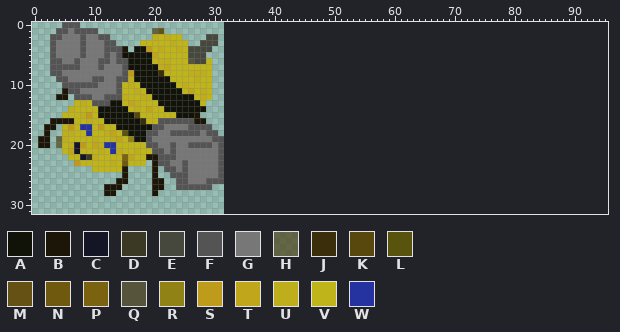
Two states of a sprite sheet, src/res/img/bee.png. Above is the file before it was changed.
The file is 32x32 pixels. Colours within 5 levels of each other are drawn and written as one. The old version is drawn lined up with the new one, on the new canvas.
Palette (. is transparent): A #111208  B #1b1607  C #141625  D #3b3824  E #46473d  F #545454  G #777777  H #493b12aa  J #3a2f0a  K #58480d  L #58540d  M #655113  N #6f590f  P #7a6210  Q #56553b  R #908214  S #bf9b1b  T #bfa61b  U #bfae1b  V #bfb51b  W #2433a0
Pixels before (only the part around the change), first column x 11:
 0 .....................................................................................
 1 .........HM..........................................................................
 2 FF.......UVUVV....EE.................................................................
 3 GFF....VVVVVUVV..EEE.................................................................
 4 GFFFB.AASVUVVUVEEEE..................................................................
 5 GFGFAAAAATVVVVVEEE...................................................................
 6 FFGFFAAAAVUUVVVQEEV..................................................................
 7 FGGGFAAAAAUTVVVVVVV..................................................................
 8 GGGGFSAAAAJVVVVUUUV..................................................................
 9 FGGFFUAAAAAAVVVVUVV..................................................................
10 GGGFVUVAAAAAAVUVVVV..................................................................
11 GGGFVVUVAAAAAAVTVUV..................................................................
12 GFFFUVVUUAAAAAAAVUV..................................................................
13 FFAAVTUVVVAAAAAAAV...................................................................
14 AAAAAVUVTVVAAAAAAA...................................................................
15 AAAAAAKVVVVVVAAAB....................................................................
16 VAAAAAAJVVFFFFFFBB...................................................................
17 SVVAAAAAAFFGGGGFFFF..................................................................
18 VUTVLAAAFFGGFFFFFGFF.................................................................
19 VVUTVRAAFGGGGGGGGGGFF................................................................
20 UWWVVVVVFFGGFGGFFFFGF................................................................
21 UVWUVVUVVFFGFGGGGGGGF................................................................
22 VVVVPTVVBBFFFGGGGGGGF................................................................
23 VVUVNVVV.BFFGGFGGGGGF................................................................
24 VVVVB....B.FFGFGGGGGF................................................................
25 ....B....B..FFFGGGGGF................................................................
26 ...BB....BB..FFGGGFFF................................................................
27 .BBB.....BB..FFFFFF..................................................................
28 .BB......B...........................................................................
29 .....................................................................................
30 .....................................................................................
31 .....................................................................................
New version:
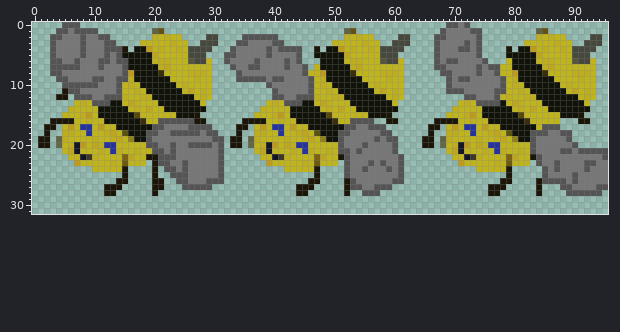
What changed:
canvas 32x32 -> 96x32
y 0: x 69..72 .... -> FFGF
y 1: x 52..53 .. -> HM; x 68..74 ....... -> FGGGGFF; x 84..85 .. -> HM
y 2: x 35..40 ...... -> FFFFFF; x 52..56 ..... -> UVUVV; x 61..62 .. -> EE; x 67..74 ........ -> FFGGGGGF; x 84..88 ..... -> UVUVV; x 93..94 .. -> EE
y 3: x 34..41 ........ -> FFGGGGFF; x 50..57 ........ -> VVVVVUVV; x 60..62 ... -> EEE; x 67..74 ........ -> FGGGGFGF; x 82..89 ........ -> VVVVVUVV; x 92..94 ... -> EEE
y 4: x 33..44 ............ -> FGGGGGFGFFFF; x 47 . -> B; x 49..61 ............. -> AASVUVVUVEEEE; x 67..74 ........ -> FGGGFFGF; x 79 . -> B; x 81..93 ............. -> AASVUVVUVEEEE
y 5: x 32..44 ............. -> FFGGGGGFGGGGF; x 47..60 .............. -> AAAAATVVVVVEEE; x 67..74 ........ -> FGGGGGGF; x 79..92 .............. -> AAAAATVVVVVEEE
y 6: x 32..44 ............. -> FGGGGFGGGGFGF; x 48..61 .............. -> AAAAVUUVVVQEEV; x 67..75 ......... -> FGFFGGGGF; x 79..93 ............... -> VAAAAVUUVVVQEEV
y 7: x 33..45 ............. -> FGGFFGGGGFGGF; x 47..61 ............... -> VAAAAAUTVVVVVVV; x 67..93 ........................... -> FFGGGGGFGFFVVAAAAAUTVVVVVVV
y 8: x 34..61 ............................ -> FGGGGGGGGGGFVVSAAAAJVVVVUUUV; x 68..93 .......................... -> FFGGGGFGGFVVSAAAAJVVVVUUUV
y 9: x 34..61 ............................ -> FFFFFGFFGGGGFVUAAAAAAVVVVUVV; x 69..93 ......................... -> FGFFGGGGGFVUAAAAAAVVVVUVV
y 10: x 39..61 ....................... -> FGGGGGGFVUVAAAAAAVUVVVV; x 69..93 ......................... -> FGGGGGGGGFVUVAAAAAAVUVVVV
y 11: x 40..61 ...................... -> FGGGGGFVVUVAAAAAAVTVUV; x 69..93 ......................... -> FFFGGGGGFFVVUVAAAAAAVTVUV
y 12: x 40..61 ...................... -> FFGGFFFUVVUUAAAAAAAVUV; x 72..93 ...................... -> FFGGGFVUVVUUAAAAAAAVUV
y 13: x 39..60 ...................... -> VUVFFFAAVTUVVVAAAAAAAV; x 71..92 ...................... -> VUVFFFFAVTUVVVAAAAAAAV
y 14: x 38..60 ....................... -> UVVVVAAAAAVUVTVVAAAAAAA; x 70..92 ....................... -> UVVVVAAAAAVUVTVVAAAAAAA
y 15: x 37..59 ....................... -> VVVUSVAAAAAAKVVVVVVAAAB; x 69..91 ....................... -> VVVUSVAAAAAAKVVVVVVAAAB
y 16: x 35..56 ...................... -> BBBBVVUVVAAAAAAJVVFFFF; x 59..60 .. -> BB; x 67..87 ..................... -> BBBBVVUVVAAAAAAJVVVVV; x 91..92 .. -> BB
y 17: x 34..35 .. -> BB; x 37..58 ...................... -> VSVWWVSVVAAAAAAFFGGFFF; x 66..67 .. -> BB; x 69..87 ................... -> VSVWWVSVVAAAAAAVFFF
y 18: x 34 . -> B; x 37..59 ....................... -> UUVVWVVUTVLAAAFFGGGGGFF; x 66 . -> B; x 69..89 ..................... -> UUVVWVVUTVLAAAFFFGGFF
y 19: x 33..34 .. -> BB; x 36..60 ......................... -> HUVVVVUVVUTVRAAFGGGGGFGFF; x 65..66 .. -> BB; x 68..89 ...................... -> HUVVVVUVVUTVRAAFGGGGGF
y 20: x 33..34 .. -> BB; x 36..60 ......................... -> HVUCSVTUWWVVVVVFGGGFGGGGF; x 65..66 .. -> BB; x 68..90 ....................... -> HVUCSVTUWWVVVVVFGGGGGGF
y 21: x 37..60 ........................ -> VTCVVVUVWUVVUVFFGFGGGGGF; x 69..95 ........................... -> VTCVVVUVWUVVUVFGGGGFFGFFFFF
y 22: x 38..61 ........................ -> VVCDUVVVVPTVVBFGGGGGGGGF; x 70..95 .......................... -> VVCDUVVVVPTVVBFGGGGGGGGGGF
y 23: x 39..50 ............ -> SVVVVVUVNVVV; x 52..61 .......... -> FGGGFGFGGF; x 71..82 ............ -> SVVVVVUVNVVV; x 84..95 ............ -> FGGFGGGGFFGG
y 24: x 42..47 ...... -> VVVVVB; x 52..61 .......... -> FGGFGGGFGF; x 74..79 ...... -> VVVVVB; x 85..95 ........... -> FGFGGGGFGGG
y 25: x 47 . -> B; x 52..61 .......... -> FGGGGGGGGF; x 79 . -> B; x 85..95 ........... -> FGGGGFGGGGG
y 26: x 46..47 .. -> BB; x 52..61 .......... -> BFGGGGGGFF; x 78..79 .. -> BB; x 84..95 ............ -> BFFFFGFGGGGG
y 27: x 24 F -> .; x 44..46 ... -> BBB; x 52..59 ........ -> BFFGGFFF; x 76..78 ... -> BBB; x 84 . -> B; x 88..95 ........ -> FFGGGGFF
y 28: x 44..45 .. -> BB; x 52 . -> B; x 55..57 ... -> FFF; x 76..77 .. -> BB; x 84 . -> B; x 89..94 ...... -> FFFFFF
